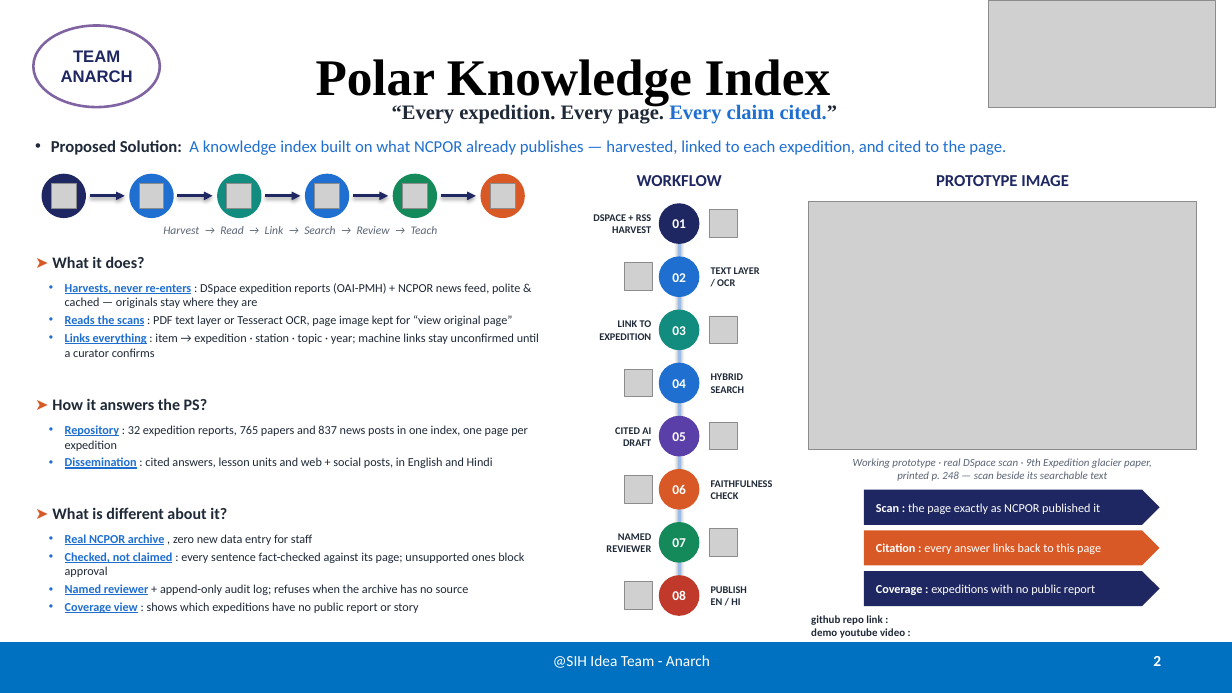
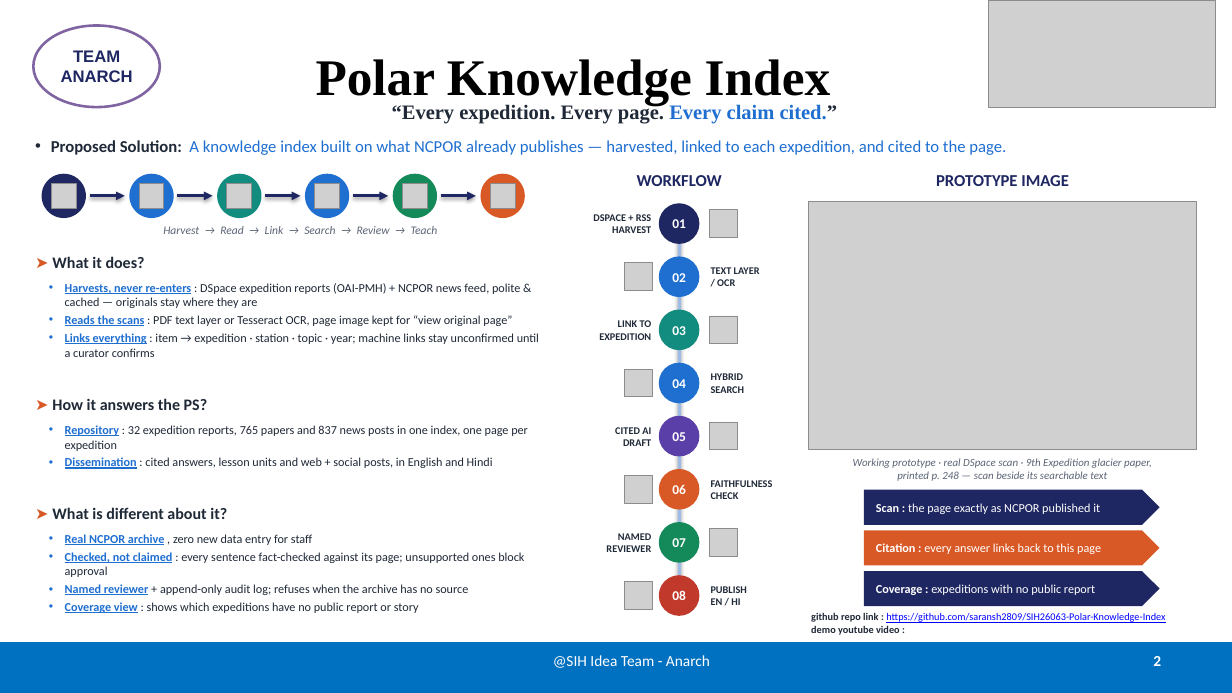
Before and after one commit to saransh2809/SIH26063-Polar-Knowledge-Index, a slide deck: slide 2 of presentation/SIH26063_Polar_Knowledge_Index.pptx. Drawn at 1232x693 pixels with LibreOffice and Linux fonts; fonts in the diff are those of the drawing; grey boxes stand for pictures. Boxes give left, top, right and bottom in pixels: in the first picture for what was removed or moved away, otherwise in the second. Text is boxed around its words. In the diff, an @@ line names an element or a change of style, - is before the commit and + after.

```diff
--- a/presentation/SIH26063_Polar_Knowledge_Index.pptx
+++ b/presentation/SIH26063_Polar_Knowledge_Index.pptx
@@ text at (811, 612, 1165, 623): text changed; size 8.5 to 8 pt; text colour #1F2937 to #0000FF; bold off @@
-github repo link :
+github repo link : https://github.com/saransh2809/SIH26063-Polar-Knowledge-Index
@@ text at (811, 625, 900, 635): size 8.5 to 8 pt in "demo youtube video :" @@
```
Also in this commit, not shown: 1 other slide changed, 2 other files.
